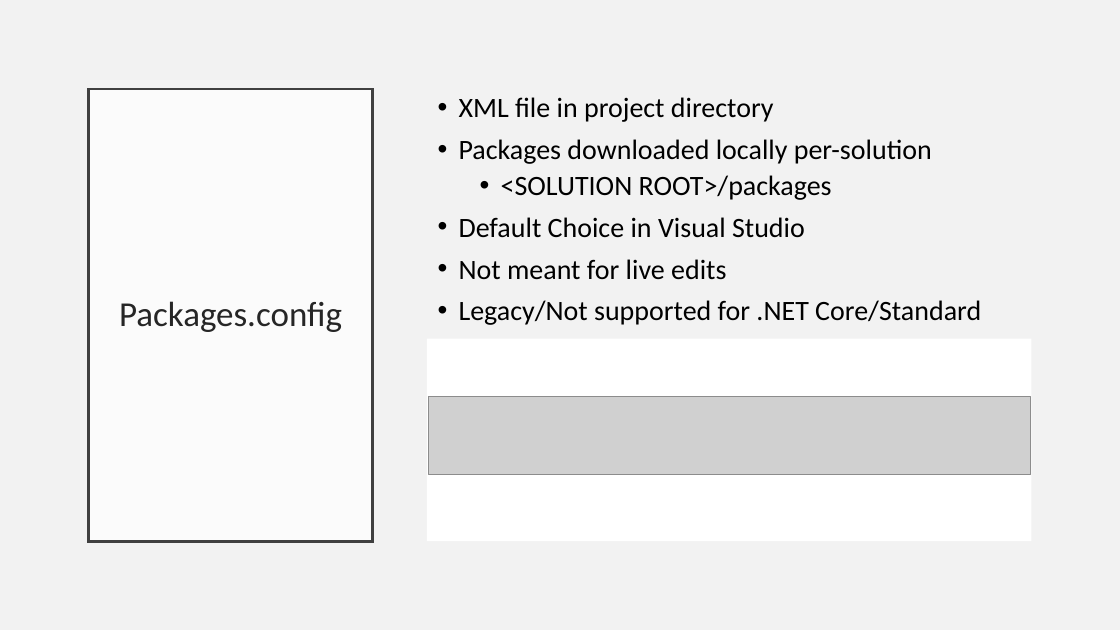
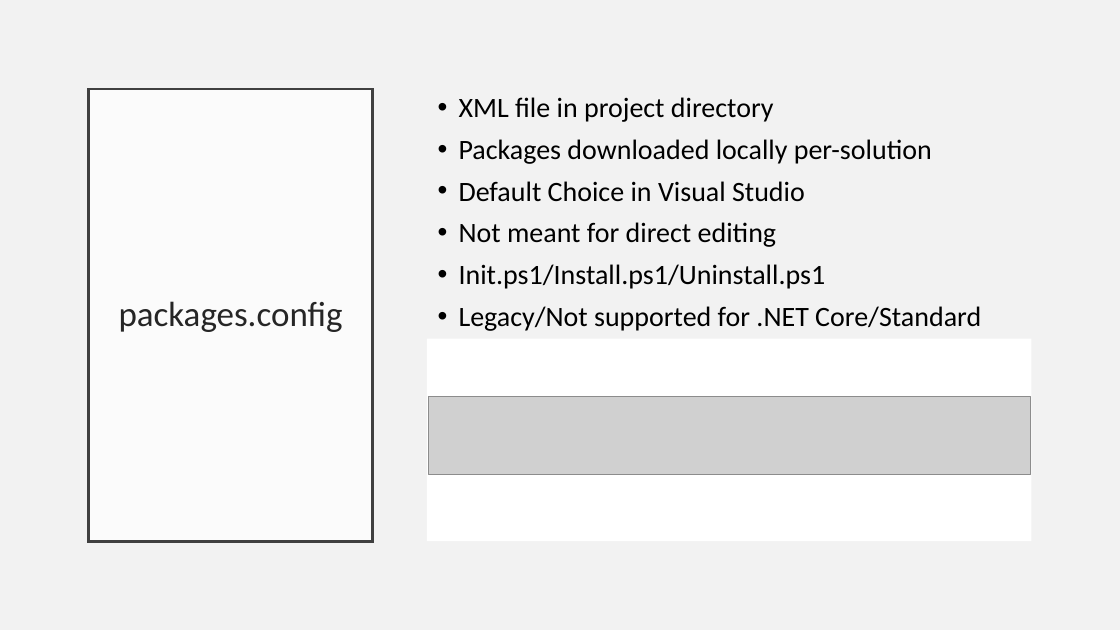
Before and after one commit to ProgrammerAL/Presentations-2019, a slide deck: slide 7 of 01-10 - ONETUG - Working with NuGet Packages/Presentation.pptx (slide 5 before the commit). Drawn at 1120x630 pixels with LibreOffice and Linux fonts; fonts in the diff are those of the drawing; grey boxes stand for pictures. Boxes give left, top, right and bottom in pixels: in the first picture for what was removed or moved away, otherwise in the second. Text is boxed around its words. In the diff, an @@ line names an element or a change of style, - is before the commit and + after.

```diff
--- a/01-10 - ONETUG - Working with NuGet Packages/Presentation.pptx
+++ b/01-10 - ONETUG - Working with NuGet Packages/Presentation.pptx
@@ text at (x1=501, y1=175, x2=832, y2=200): paragraph removed @@
-  • <SOLUTION ROOT>/packages
@@ text at (x1=459, y1=222, x2=826, y2=289): text changed @@
-• Not meant for live edits
+• Not meant for direct editing
+• Init.ps1/Install.ps1/Uninstall.ps1
@@ title at (x1=119, y1=301, x2=343, y2=332): text changed @@
-Packages.config
+packages.config
```
Also in this commit, not shown: 9 other slides changed, 9 slides added, 3 slides removed.
